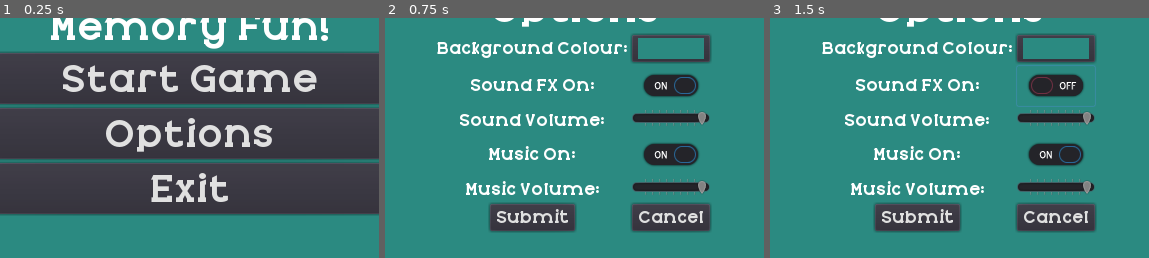
Above: before the commit, frames 1-3 (left to right).
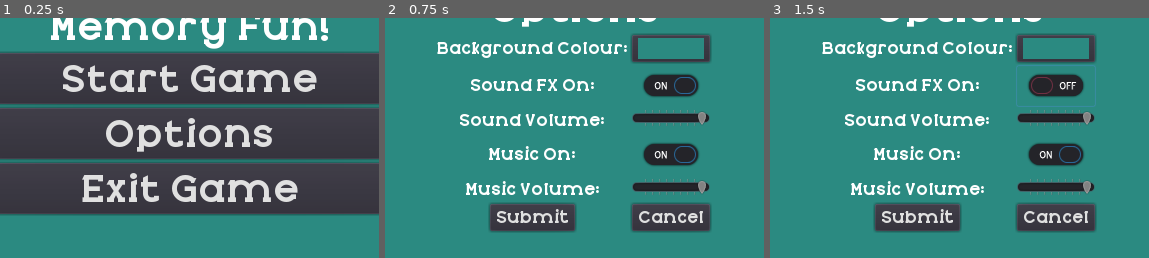
Above: after the commit, the same moments.

Repository: KapFlagon/Memory-Fun
Game: Godot game, scene res://src/screens/StartScreen.tscn
Same seed, same stepped clock (60 frames per second), same inputs: the game is played once before the commit and once after it.
Inputs (mouse positions are % of the whole screen's width and height, from its top left):
- Up to frame 1 (0.25 s): no input
- Up to frame 2 (0.75 s): click "Options" at 0.5 s
- Up to frame 3 (1.5 s): click (66, 45) at 1.25 s
The pictures show only the part of the screen within x 28-78%, y 31-81%; the shares and areas given below are measured in that part.

The runs differ from the first frame. In frame 1, 3.2% of the frame differs, in the area x 21-79%, y 64-77%; in frame 2, nothing differs; in frame 3, nothing differs.

Commit message:
Added a hud to display time elapsed. Refactored more code so that grid is displayed semi-dynamically.

Diff:
--- a/src/autoload/PlayerData.gd
+++ b/src/autoload/PlayerData.gd
@@ -2,7 +2,8 @@
 
 var difficulty := 0 setget set_difficulty, get_difficulty
 var grid_size := 8 setget set_grid_size, get_grid_size
-var game_time := 0 setget set_game_time, get_game_time
+var game_time setget set_game_time, get_game_time
+var background_colour := 0 setget set_background_colour, get_background_colour
 
 
 func set_difficulty(new_difficulty: int) -> void:
@@ -27,3 +28,11 @@
 
 func get_game_time():
 	return game_time
+
+
+func set_background_colour(new_colour) -> void:
+	background_colour = new_colour
+
+
+func get_background_colour():
+	return background_colour
--- a/src/entities/game_objects/GridManager.gd
+++ b/src/entities/game_objects/GridManager.gd
@@ -6,16 +6,17 @@
 
 
 # Export Variables for Grid
-export var columns: int
-export var rows: int
-export var x_start: int
-export var y_start: int
+var columns: int
+var rows: int
+var x_start: int
+var y_start: int
 var item_width: int
 var item_height: int
 var item_scale: float
 export var item_padding_x: int
 export var item_padding_y: int
 var selected_difficulty: int
+onready var screen_size = get_viewport().get_visible_rect().size
 
 var game_state = null
 var card_grid = []
@@ -34,6 +35,7 @@
 	item_width = card_1D_array[0].get_width()
 	item_height = card_1D_array[0].get_height()
 	card_1D_array = shuffle_cards(card_1D_array, 2)
+	calculate_dimensions()
 	populate_2D_grid(card_1D_array)
 	prepare_selector()
 
@@ -105,8 +107,10 @@
 func grid_to_pixel(column, row):
 	var scaled_width = item_width * item_scale
 	var scaled_height = item_height * item_scale
-	var new_x = x_start + (scaled_width * column) + (item_padding_x * column)
-	var new_y = y_start + (scaled_height * row) + (item_padding_y * row)
+	var scaled_padding_x = item_padding_x * item_scale
+	var scaled_padding_y = item_padding_y * item_scale
+	var new_x = x_start + (scaled_width * column) + (scaled_padding_x * column)
+	var new_y = y_start + (scaled_height * row) + (scaled_padding_y * row)
 	#print("x: " + str(new_x) + ", y: " + str(new_y))
 	return Vector2(new_x, new_y)
 
@@ -205,7 +209,8 @@
 	print("matched_count:" + str(matched_count))
 	if matched_count == (columns * rows):
 		game_state = e_game_state.COMPLETED
-		print("game over")
+		#PlayerData.set_game_time(get_node("Hud").get_str_elapsed_time())
+		get_tree().change_scene("res://src/screens/GameOverScreen.tscn")
 
 
 func shuffle_cards(card_1D_array, num_of_shuffles: int):
@@ -281,3 +286,16 @@
 			columns = 6
 			rows = 4
 			item_scale = 0.41
+
+
+func calculate_dimensions() -> void:
+	var scaled_item_width = item_width * item_scale
+	var scaled_item_height = item_height * item_scale
+	var scaled_padding_x = item_padding_x * item_scale
+	var scaled_padding_y = item_padding_y * item_scale
+	var play_width = (columns * scaled_item_width) + ((columns - 1) * scaled_padding_x)
+	var play_height = (rows * scaled_item_height) + ((rows - 1) * scaled_padding_y)
+	var dead_space_width = screen_size.x - play_width
+	var dead_space_height = screen_size.y - play_height
+	x_start = dead_space_width / 2
+	y_start = dead_space_height / 2
--- a/src/entities/game_objects/SelectionIcon.tscn
+++ b/src/entities/game_objects/SelectionIcon.tscn
@@ -47,8 +47,8 @@
 script = ExtResource( 1 )
 
 [node name="ColorRect" type="ColorRect" parent="."]
-margin_right = 210.0
-margin_bottom = 270.0
+margin_right = 215.0
+margin_bottom = 275.0
 color = Color( 0.898039, 0.976471, 0.203922, 0.513726 )
 __meta__ = {
 "_edit_use_anchors_": false
--- a/src/entities/ui/ExitButton.tscn
+++ b/src/entities/ui/ExitButton.tscn
@@ -7,7 +7,7 @@
 margin_right = 474.0
 margin_bottom = 281.0
 size_flags_horizontal = 5
-text = "Exit"
+text = "Exit Game"
 script = ExtResource( 1 )
 __meta__ = {
 "_edit_use_anchors_": false
--- /dev/null
+++ b/src/entities/ui/Hud.gd
@@ -0,0 +1,26 @@
+extends Control
+
+var start_time
+var time_now
+var end_time
+var str_elapsed_time setget , get_str_elapsed_time
+
+func _ready() -> void:
+	start_time = OS.get_unix_time()
+	#set_process(true)
+
+func _process(delta):
+	update_time_label()
+
+func update_time_label():
+	time_now = OS.get_unix_time()
+	var elapsed_time = time_now - start_time
+	var minutes = elapsed_time / 60
+	var seconds = elapsed_time % 60
+	str_elapsed_time = "%02d : %02d" % [minutes, seconds]
+	$VBox/Time_L.set_text(str_elapsed_time)
+	PlayerData.set_game_time(str_elapsed_time)
+
+
+func get_str_elapsed_time():
+	return str_elapsed_time
--- /dev/null
+++ b/src/entities/ui/Hud.tscn
@@ -0,0 +1,28 @@
+[gd_scene load_steps=3 format=2]
+
+[ext_resource path="res://src/themes/Theme_01_small.tres" type="Theme" id=1]
+[ext_resource path="res://src/entities/ui/Hud.gd" type="Script" id=2]
+
+[node name="Hud" type="Control"]
+theme = ExtResource( 1 )
+script = ExtResource( 2 )
+__meta__ = {
+"_edit_use_anchors_": false
+}
+
+[node name="VBox" type="HBoxContainer" parent="."]
+margin_right = 40.0
+margin_bottom = 40.0
+
+[node name="Title_L" type="Label" parent="VBox"]
+margin_top = 9.0
+margin_right = 136.0
+margin_bottom = 30.0
+text = "Time Elapsed: "
+
+[node name="Time_L" type="Label" parent="VBox"]
+margin_left = 140.0
+margin_top = 9.0
+margin_right = 189.0
+margin_bottom = 30.0
+text = "00:00"
--- /dev/null
+++ b/src/screens/GameOverScreen.gd
@@ -0,0 +1,8 @@
+extends Control
+
+
+func _ready() -> void:
+	$VBox/HBoxContainer/StatText.set_text(PlayerData.game_time)
+
+func _on_PlayAgainButton_button_up() -> void:
+	get_tree().change_scene("res://src/screens/GameScreen.tscn")
--- a/src/screens/GameOverScreen.tscn
+++ b/src/screens/GameOverScreen.tscn
@@ -1,3 +1,82 @@
-[gd_scene format=2]
+[gd_scene load_steps=4 format=2]
 
-[node name="GameOverScreen" type="Node2D"]
+[ext_resource path="res://src/themes/Theme_01.tres" type="Theme" id=1]
+[ext_resource path="res://src/screens/GameOverScreen.gd" type="Script" id=2]
+[ext_resource path="res://src/entities/ui/ExitButton.tscn" type="PackedScene" id=4]
+
+[node name="GameOverScreen" type="Control"]
+anchor_right = 1.0
+anchor_bottom = 1.0
+theme = ExtResource( 1 )
+script = ExtResource( 2 )
+__meta__ = {
+"_edit_use_anchors_": false
+}
+
+[node name="ColorRect" type="ColorRect" parent="."]
+anchor_right = 1.0
+anchor_bottom = 1.0
+color = Color( 0.172549, 0.545098, 0.509804, 1 )
+__meta__ = {
+"_edit_use_anchors_": false
+}
+
+[node name="VBox" type="VBoxContainer" parent="."]
+anchor_left = 0.5
+anchor_top = 0.5
+anchor_right = 0.5
+anchor_bottom = 0.5
+margin_left = -208.5
+margin_top = -176.0
+margin_right = 208.5
+margin_bottom = 176.0
+size_flags_stretch_ratio = 0.0
+theme = ExtResource( 1 )
+alignment = 1
+__meta__ = {
+"_edit_use_anchors_": false
+}
+
+[node name="GameOverText" type="Label" parent="VBox"]
+margin_top = 46.0
+margin_right = 417.0
+margin_bottom = 91.0
+text = "You Win! Good Job!"
+align = 1
+__meta__ = {
+"_edit_use_anchors_": false
+}
+
+[node name="HBoxContainer" type="HBoxContainer" parent="VBox"]
+margin_top = 95.0
+margin_right = 417.0
+margin_bottom = 140.0
+
+[node name="StatPrompt" type="Label" parent="VBox/HBoxContainer"]
+margin_right = 309.0
+margin_bottom = 45.0
+text = "Time elapsed: "
+align = 2
+
+[node name="StatText" type="Label" parent="VBox/HBoxContainer"]
+margin_left = 313.0
+margin_right = 313.0
+margin_bottom = 45.0
+
+[node name="PlayAgainButton" type="Button" parent="VBox"]
+margin_top = 144.0
+margin_right = 417.0
+margin_bottom = 195.0
+text = "Play again"
+
+[node name="NewSettings" type="Button" parent="VBox"]
+margin_top = 199.0
+margin_right = 417.0
+margin_bottom = 250.0
+text = "Change difficulty"
+
+[node name="ExitButton" parent="VBox" instance=ExtResource( 4 )]
+margin_top = 254.0
+margin_right = 417.0
+margin_bottom = 305.0
+[connection signal="button_up" from="VBox/PlayAgainButton" to="." method="_on_PlayAgainButton_button_up"]
--- a/src/screens/GameScreen.tscn
+++ b/src/screens/GameScreen.tscn
@@ -1,6 +1,7 @@
-[gd_scene load_steps=3 format=2]
+[gd_scene load_steps=4 format=2]
 
 [ext_resource path="res://src/entities/game_objects/GridManager.tscn" type="PackedScene" id=1]
+[ext_resource path="res://src/entities/ui/Hud.tscn" type="PackedScene" id=2]
 [ext_resource path="res://src/screens/GameScreen.gd" type="Script" id=3]
 
 [node name="GameScreen" type="Node2D"]
@@ -19,9 +20,11 @@
 current = true
 
 [node name="GridManager" parent="." instance=ExtResource( 1 )]
-columns = 6
-rows = 3
-x_start = 10
-y_start = 10
 item_padding_x = 10
 item_padding_y = 10
+
+[node name="Hud" parent="." instance=ExtResource( 2 )]
+margin_left = 460.0
+margin_top = 446.263
+margin_right = 460.0
+margin_bottom = 446.263
--- a/src/screens/StartScreen.tscn
+++ b/src/screens/StartScreen.tscn
@@ -1,7 +1,6 @@
-[gd_scene load_steps=7 format=2]
+[gd_scene load_steps=6 format=2]
 
 [ext_resource path="res://src/themes/Theme_01.tres" type="Theme" id=1]
-[ext_resource path="res://src/themes/Theme_01_small.tres" type="Theme" id=2]
 [ext_resource path="res://src/screens/StartScreen.gd" type="Script" id=3]
 [ext_resource path="res://src/entities/ui/ExitButton.tscn" type="PackedScene" id=4]
 [ext_resource path="res://src/entities/ui/StartButton.tscn" type="PackedScene" id=5]
@@ -56,249 +55,3 @@
 
 [node name="ExitButton" parent="VBox_MainMenu" instance=ExtResource( 4 )]
 margin_right = 417.0
-
-[node name="VBox_Options" type="VBoxContainer" parent="."]
-visible = false
-anchor_left = 0.5
-anchor_top = 0.5
-anchor_right = 0.5
-anchor_bottom = 0.5
-margin_left = -244.0
-margin_top = -176.0
-margin_right = 244.0
-margin_bottom = 176.0
-size_flags_stretch_ratio = 0.0
-theme = ExtResource( 1 )
-alignment = 1
-__meta__ = {
-"_edit_use_anchors_": false
-}
-
-[node name="Options" type="Label" parent="VBox_Options"]
-margin_top = 53.0
-margin_right = 488.0
-margin_bottom = 98.0
-text = "Options"
-align = 1
-__meta__ = {
-"_edit_use_anchors_": false
-}
-
-[node name="GridContainer" type="GridContainer" parent="VBox_Options"]
-margin_left = 107.0
-margin_top = 102.0
-margin_right = 380.0
-margin_bottom = 298.0
-size_flags_horizontal = 4
-theme = ExtResource( 2 )
-columns = 2
-
-[node name="BckgrndColLabel" type="Label" parent="VBox_Options/GridContainer"]
-margin_top = 3.0
-margin_right = 191.0
-margin_bottom = 24.0
-text = "Background Colour:"
-align = 1
-
-[node name="ColorPickerButton" type="ColorPickerButton" parent="VBox_Options/GridContainer"]
-margin_left = 195.0
-margin_right = 273.0
-margin_bottom = 27.0
-color = Color( 0.172549, 0.545098, 0.509804, 1 )
-
-[node name="SfxOn_Label" type="Label" parent="VBox_Options/GridContainer"]
-margin_top = 40.0
-margin_right = 191.0
-margin_bottom = 61.0
-text = "Sound FX On:"
-align = 1
-
-[node name="SfxOnChckbx" type="CheckButton" parent="VBox_Options/GridContainer"]
-margin_left = 195.0
-margin_top = 31.0
-margin_right = 273.0
-margin_bottom = 71.0
-
-[node name="SfxVol_Label" type="Label" parent="VBox_Options/GridContainer"]
-margin_top = 75.0
-margin_right = 191.0
-margin_bottom = 96.0
-text = "Sound Volume:"
-align = 1
-
-[node name="SfxVol_Slider" type="HSlider" parent="VBox_Options/GridContainer"]
-margin_left = 195.0
-margin_top = 75.0
-margin_right = 273.0
-margin_bottom = 91.0
-step = 5.0
-value = 100.0
-tick_count = 10
-
-[node name="MusicOn_Label" type="Label" parent="VBox_Options/GridContainer"]
-margin_top = 109.0
-margin_right = 191.0
-margin_bottom = 130.0
-text = "Music On:"
-align = 1
-
-[node name="MusicOnChckbx" type="CheckButton" parent="VBox_Options/GridContainer"]
-margin_left = 195.0
-margin_top = 100.0
-margin_right = 273.0
-margin_bottom = 140.0
-__meta__ = {
-"_edit_use_anchors_": false
-}
-
-[node name="MusicVol_Label" type="Label" parent="VBox_Options/GridContainer"]
-margin_top = 144.0
-margin_right = 191.0
-margin_bottom = 165.0
-text = "Music Volume:"
-align = 1
-
-[node name="MusicVol_Slider" type="HSlider" parent="VBox_Options/GridContainer"]
-margin_left = 195.0
-margin_top = 144.0
-margin_right = 273.0
-margin_bottom = 160.0
-step = 5.0
-value = 100.0
-tick_count = 10
-
-[node name="SubmitButton" type="Button" parent="VBox_Options/GridContainer"]
-margin_left = 53.0
-margin_top = 169.0
-margin_right = 138.0
-margin_bottom = 196.0
-size_flags_horizontal = 4
-text = "Submit"
-
-[node name="CancelButton" type="Button" parent="VBox_Options/GridContainer"]
-margin_left = 195.0
-margin_top = 169.0
-margin_right = 273.0
-margin_bottom = 196.0
-text = "Cancel"
-
-[node name="VBox_GridSelection" type="VBoxContainer" parent="."]
-visible = false
-anchor_left = 0.5
-anchor_top = 0.5
-anchor_right = 0.5
-anchor_bottom = 0.5
-margin_left = -237.0
-margin_top = -176.0
-margin_right = 237.0
-margin_bottom = 176.0
-size_flags_stretch_ratio = 0.0
-theme = ExtResource( 1 )
-alignment = 1
-__meta__ = {
-"_edit_use_anchors_": false
-}
-
-[node name="GridPrompt" type="Label" parent="VBox_GridSelection"]
-margin_top = 98.0
-margin_right = 474.0
-margin_bottom = 143.0
-text = "Select a Grid Size:"
-align = 1
-__meta__ = {
-"_edit_use_anchors_": false
-}
-
-[node name="GridContainer" type="GridContainer" parent="VBox_GridSelection"]
-margin_top = 147.0
-margin_right = 474.0
-margin_bottom = 253.0
-columns = 3
-__meta__ = {
-"_edit_use_anchors_": false
-}
-
-[node name="3x3Button" type="Button" parent="VBox_GridSelection/GridContainer"]
-margin_right = 155.0
-margin_bottom = 51.0
-size_flags_horizontal = 3
-text = "3x3"
-
-[node name="6x6Button" type="Button" parent="VBox_GridSelection/GridContainer"]
-margin_left = 159.0
-margin_right = 314.0
-margin_bottom = 51.0
-size_flags_horizontal = 3
-text = "6x6"
-
-[node name="9x9Button" type="Button" parent="VBox_GridSelection/GridContainer"]
-margin_left = 318.0
-margin_right = 473.0
-margin_bottom = 51.0
-size_flags_horizontal = 3
-text = "9x9"
-
-[node name="12x12Button" type="Button" parent="VBox_GridSelection/GridContainer"]
-margin_top = 55.0
-margin_right = 155.0
-margin_bottom = 106.0
-size_flags_horizontal = 3
-text = "12x12"
-
-[node name="15x15Button" type="Button" parent="VBox_GridSelection/GridContainer"]
-margin_left = 159.0
-margin_top = 55.0
-margin_right = 314.0
-margin_bottom = 106.0
-size_flags_horizontal = 3
-text = "15x15"
-
-[node name="18x18Button" type="Button" parent="VBox_GridSelection/GridContainer"]
-margin_left = 318.0
-margin_top = 55.0
-margin_right = 473.0
-margin_bottom = 106.0
-size_flags_horizontal = 3
-text = "18x18"
-
-[node name="VBox_DifficultySelection" type="VBoxContainer" parent="."]
-visible = false
-anchor_left = 0.5
-anchor_top = 0.5
-anchor_right = 0.5
-anchor_bottom = 0.5
-margin_left = -202.0
-margin_top = -176.0
-margin_right = 202.0
-margin_bottom = 176.0
-size_flags_stretch_ratio = 0.0
-theme = ExtResource( 1 )
-alignment = 1
-__meta__ = {
-"_edit_use_anchors_": false
-}
-
-[node name="DifficultyPrompt" type="Label" parent="VBox_DifficultySelection"]
-margin_top = 71.0
-margin_right = 404.0
-margin_bottom = 116.0
-text = "Select a Difficulty:"
-align = 1
-
-[node name="EasyDifButton" type="Button" parent="VBox_DifficultySelection"]
-margin_top = 120.0
-margin_right = 404.0
-margin_bottom = 171.0
-text = "Easy"
-
-[node name="MedDifButton" type="Button" parent="VBox_DifficultySelection"]
-margin_top = 175.0
-margin_right = 404.0
-margin_bottom = 226.0
-text = "Medium"
-
-[node name="HardDifButton" type="Button" parent="VBox_DifficultySelection"]
-margin_top = 230.0
-margin_right = 404.0
-margin_bottom = 281.0
-text = "Hard"
Not shown, changed: ToDo
